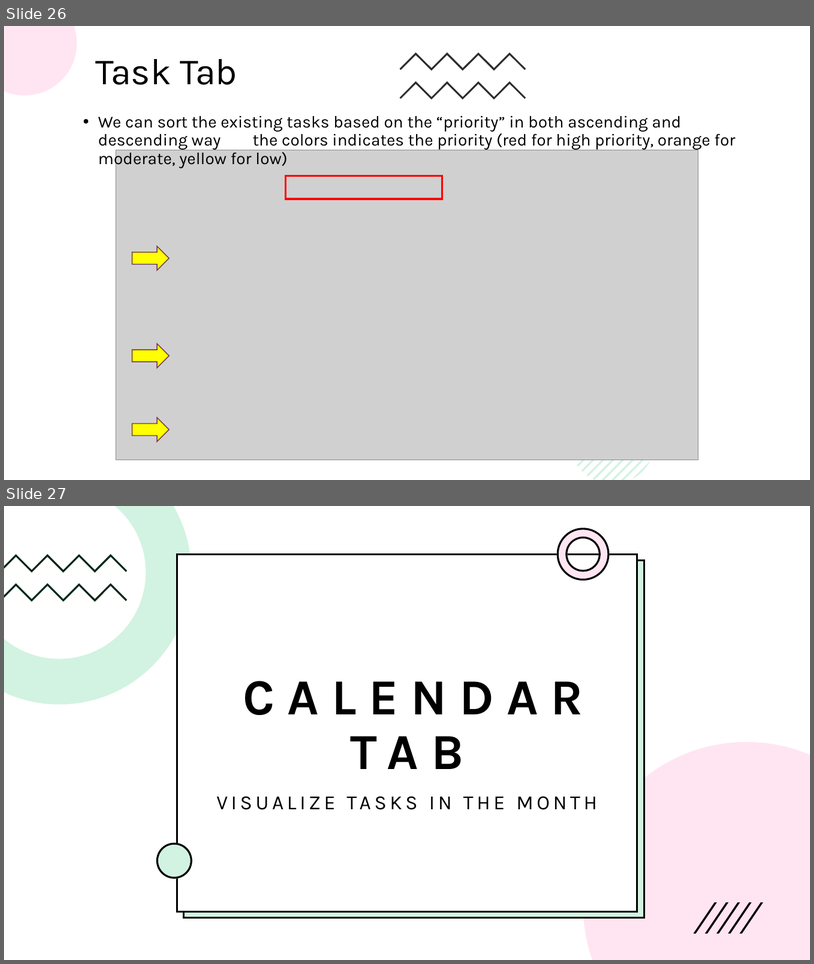
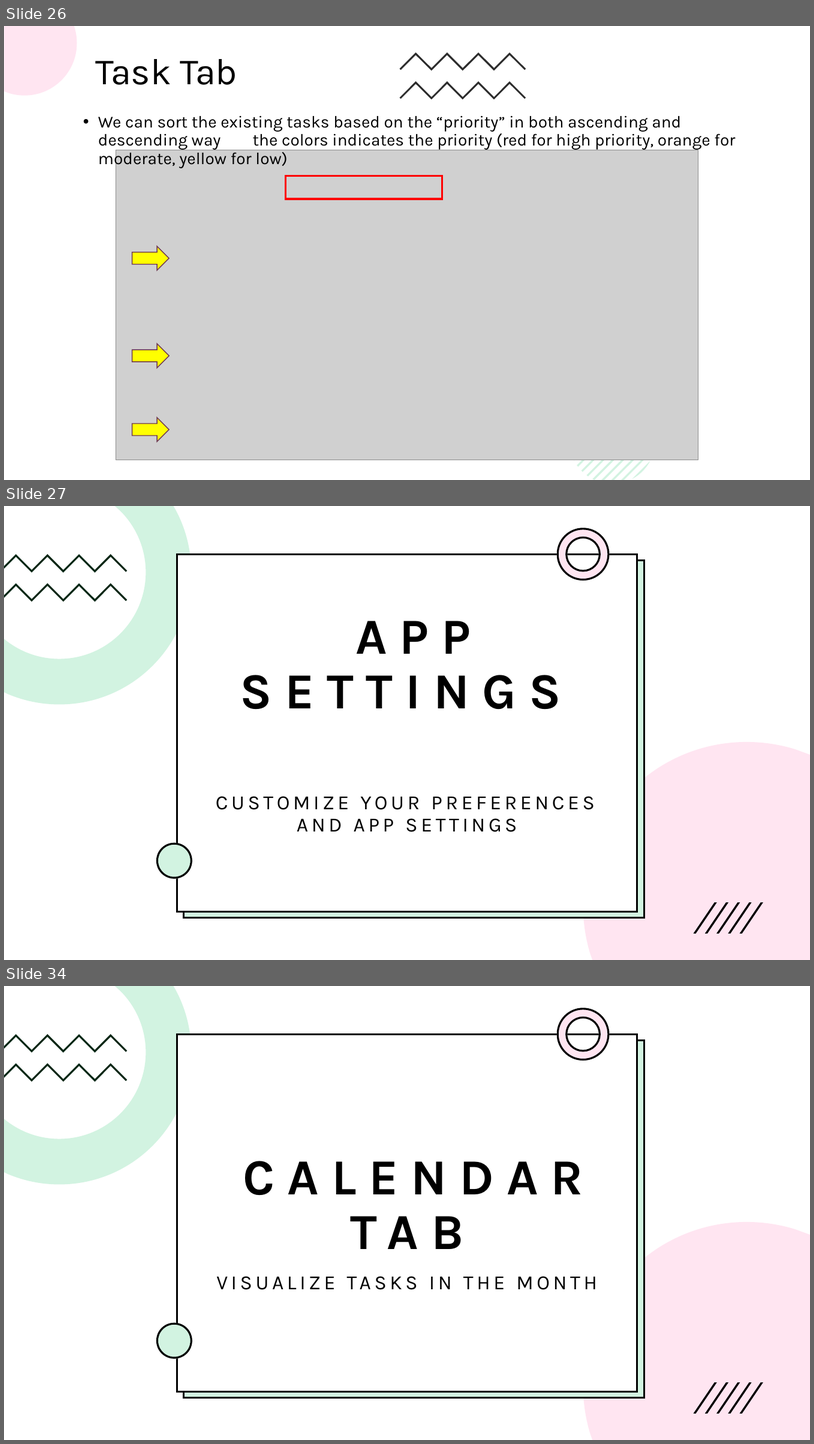
Before and after one commit to BadrGello/Task-Management-App, a slide deck: Documents/Final presentation.pptx. Shown one above the other, each under a label of ours: slides 26 and 27 before the commit, slides 26, 27 and 34 after it; the slides between them are not shown. The pictures are 814x964 and 814x1444 pixels, drawn with LibreOffice and Linux fonts; fonts in the diff are those of the drawing; grey boxes stand for pictures. Boxes give left, top, right and bottom in pixels: in the first picture for what was removed or moved away, otherwise in the second. Text is boxed around its words. In the diff, an @@ line names an element or a change of style, - is before the commit and + after.

```diff
--- a/Documents/Final presentation.pptx
+++ b/Documents/Final presentation.pptx
@@ slide 27 added at (x1=4, y1=506, x2=810, y2=960), background #FFFFFF; not listed: 9 template elements that a slide beside it also shows @@
@@ rectangle added at (x1=4, y1=506, x2=810, y2=960), fill #FFFFFF @@
@@ freeform shape added at (x1=4, y1=506, x2=192, y2=705), fill #FFFFFF @@
@@ freeform shape added at (x1=4, y1=506, x2=192, y2=705), fill #21C46B at 20% opacity @@
@@ freeform shape added at (x1=558, y1=529, x2=609, y2=580), fill #FFFFFF, outline #FFFFFF 2.25 pt @@
@@ freeform shape added at (x1=558, y1=529, x2=609, y2=580), fill #FF80BD at 20% opacity, outline #000000 2.25 pt @@
@@ freeform shape added at (x1=4, y1=555, x2=128, y2=573), fill #000000 @@
@@ freeform shape added at (x1=4, y1=555, x2=128, y2=573), fill #21C46B at 20% opacity @@
@@ rectangle added at (x1=177, y1=555, x2=638, y2=912), fill #FFFFFF, outline #000000 2.25 pt @@
@@ rectangle added at (x1=184, y1=561, x2=645, y2=918), fill #FFFFFF, outline #FFFFFF 2.25 pt @@
@@ rectangle added at (x1=184, y1=561, x2=645, y2=918), fill #21C46B at 20% opacity, outline #000000 2.25 pt @@
@@ freeform shape added at (x1=4, y1=583, x2=128, y2=601), fill #000000 @@
@@ freeform shape added at (x1=4, y1=583, x2=128, y2=601), fill #21C46B at 20% opacity @@
@@ title added at (x1=240, y1=621, x2=561, y2=709), 60 pt, text #000000, bold @@
+APP SETTINGS
@@ freeform shape added at (x1=584, y1=742, x2=810, y2=960), fill #FFFFFF @@
@@ freeform shape added at (x1=584, y1=742, x2=810, y2=960), fill #FF80BD at 20% opacity @@
@@ subtitle added at (x1=216, y1=796, x2=595, y2=832), 24 pt, text #000000 @@
+CUSTOMIZE YOUR PREFERENCES AND APP SETTINGS
@@ ellipse added at (x1=157, y1=844, x2=191, y2=877), fill #FFFFFF, outline #FFFFFF 2.25 pt @@
@@ ellipse added at (x1=157, y1=844, x2=191, y2=877), fill #21C46B at 20% opacity, outline #000000 2.25 pt @@
@@ group added at (x1=693, y1=902, x2=764, y2=933): 5 freeform shapes @@
@@ what was slide 27 is now slide 34 @@
```
Also in this commit, not shown: 13 slides changed, 17 other slides added, 2 slides removed.
